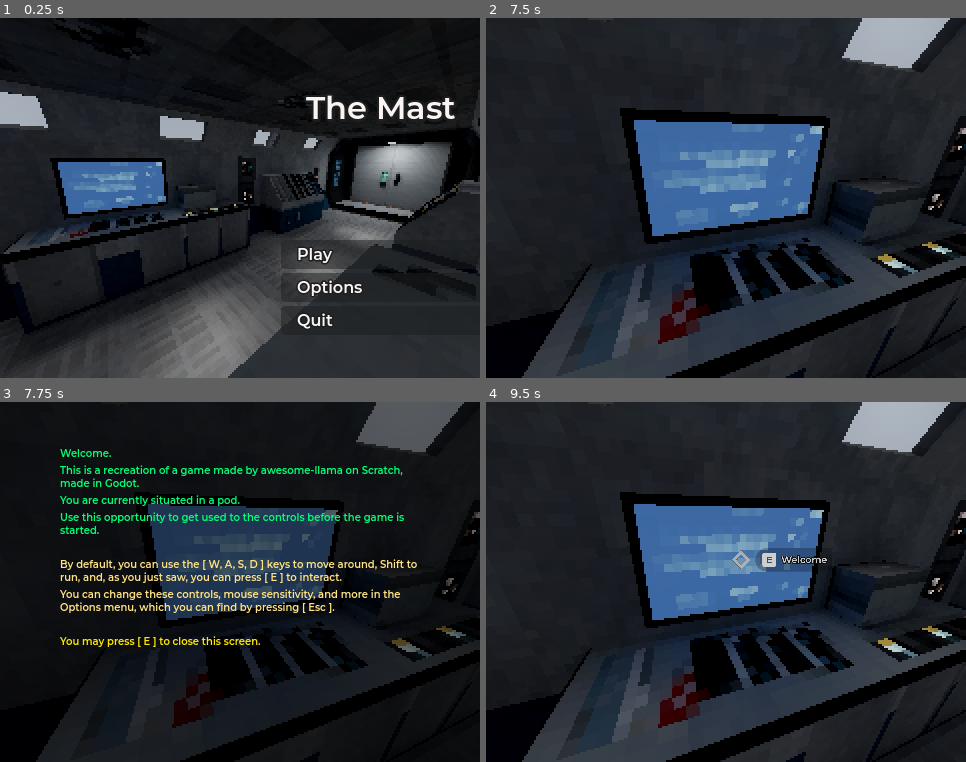
Above: before the commit, frames 1-4 (two rows, left to right).
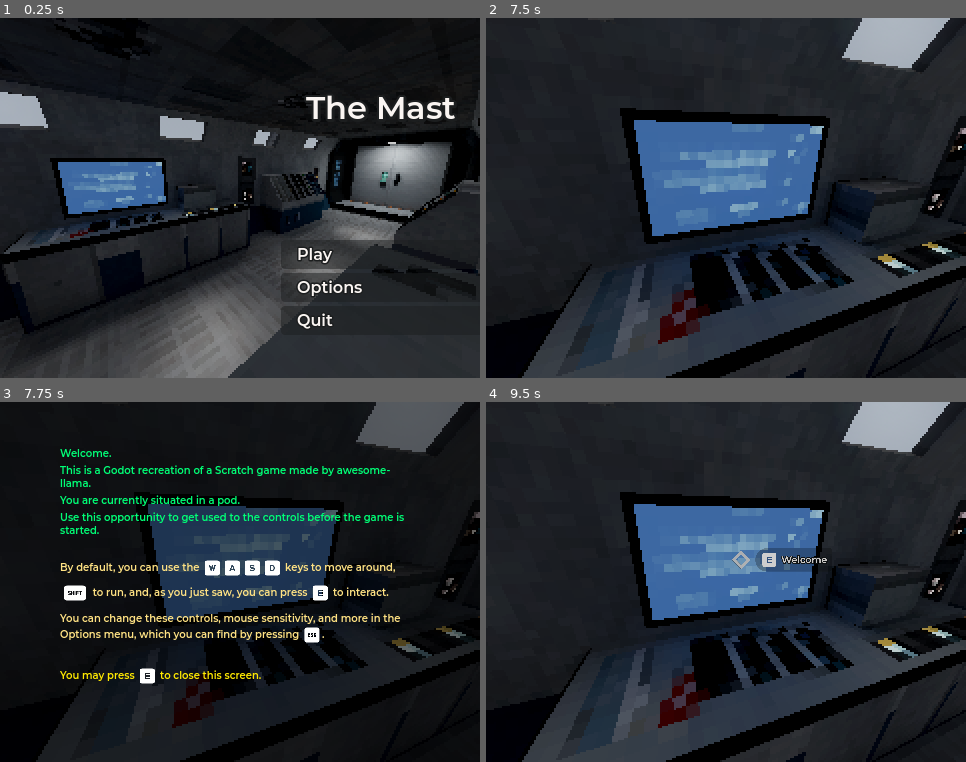
Above: after the commit, the same moments.

Repository: Jeliciousz/the-mast
Game: Godot game, scene res://scenes/regions/pod_region.tscn
The game is run twice, just before and just after one commit, with the same random seed, the same clock (stepped at 60 frames per second) and the same inputs. Sound files missing from this copy of the repository are replaced by a short silence.
Inputs (mouse positions are in pixels of both pictures, inside the frame that each line leads up to):
- Up to frame 1 (0.25 s): no input
- Up to frame 2 (7.5 s): tap Enter at 0.5 s; move the mouse to (702, 270) at 0.52 s; hold E (interact) 0.53-1.28 s; hold W (move_forward) 0.53-2.78 s; click (702, 270) at 0.67 s; tap Shift (run) at 0.8, 1.35, 2.3, 5.85 s; tap Space at 1.25 s; move the mouse to (870, 252) at 1.27 s; click (870, 252) at 1.42 s; tap E (interact) every 1.5 s from 1.55 to 6.05 s; move the mouse to (687, 194) at 2.02 s; hold E (interact) 2.03-2.78 s; click (687, 194) at 2.17 s; move the mouse to (730, 198) at 2.77 s; hold A (move_left) 2.78-3.53 s; tap Down (look_down) at 2.85 s; click (730, 198) at 2.92 s; move the mouse to (706, 190) at 3.52 s; hold Shift (run) 3.53-4.28 s; hold W (move_forward) 3.53-5.78 s; tap Left (look_left) at 3.6 s; click (706, 190) at 3.67 s; move the mouse to (750, 198) at 4.27 s; tap Right (look_right) at 4.35 s; click (750, 198) at 4.42 s; move the mouse to (702, 198) at 5.02 s; hold Shift (run) 5.03-5.78 s; tap Up (look_up) at 5.1 s; click (702, 198) at 5.17 s; move the mouse to (735, 190) at 5.77 s; hold D (move_right) 5.78-6.53 s; click (735, 190) at 5.92 s; move the mouse to (721, 205) at 6.52 s; hold Shift (run) 6.53-7.28 s; hold W (move_forward) from 6.53 s (still down); tap 0 at 6.6 s; click (721, 205) at 6.67 s; move the mouse to (764, 201) at 7.27 s; tap 1 at 7.35 s; click (764, 201) at 7.42 s
- Up to frame 3 (7.75 s): keep holding W (move_forward); tap E (interact) at 7.55 s
- Up to frame 4 (9.5 s): tap Enter at 8 s; move the mouse to (582, 528) at 8.02 s; release W (move_forward) at 8.03 s; hold S (move_back) 8.03-8.78 s; hold Shift (run) 8.03-8.78 s; tap 2 at 8.1 s; click (582, 528) at 8.17 s; tap Space at 8.75 s; move the mouse to (750, 582) at 8.77 s; hold A (move_left) from 8.78 s (still down); tap 3 at 8.85 s; click (750, 582) at 8.92 s; tap E (interact) at 9.05 s

Frames 1-2 are identical in both runs. In frame 3, 7.8% of the frame differs, in the area x 12-87%, y 17-79%; in frame 4, nothing differs.

Commit message:
update welcome screen text

Diff:
--- a/scenes/ui/welcome_screen_ui.tscn
+++ b/scenes/ui/welcome_screen_ui.tscn
@@ -68,14 +68,14 @@
 theme_type_variation = &"DocumentTextLabel"
 bbcode_enabled = true
 text = "Welcome.
-This is a recreation of a game made by awesome-llama on Scratch, made in Godot.
+This is a Godot recreation of a Scratch game made by awesome-llama.
 You are currently situated in a pod.
 Use this opportunity to get used to the controls before the game is started.
 
-[color=#ffe283]By default, you can use the [ W, A, S, D ] keys to move around, Shift to run, and, as you just saw, you can press [ E ] to interact.
-You can change these controls, mouse sensitivity, and more in the Options menu, which you can find by pressing [ Esc ].[/color]
+[color=#ffe283]By default, you can use the [img height=2em]res://assets/textures/input_prompts/keyboard_and_mouse/keyboard_w.png[/img][img height=2em]res://assets/textures/input_prompts/keyboard_and_mouse/keyboard_a.png[/img][img height=2em]res://assets/textures/input_prompts/keyboard_and_mouse/keyboard_s.png[/img][img height=2em]res://assets/textures/input_prompts/keyboard_and_mouse/keyboard_d.png[/img] keys to move around, [img height=3em]res://assets/textures/input_prompts/keyboard_and_mouse/keyboard_shift.png[/img] to run, and, as you just saw, you can press [img height=2em]res://assets/textures/input_prompts/keyboard_and_mouse/keyboard_e.png[/img] to interact.
+You can change these controls, mouse sensitivity, and more in the Options menu, which you can find by pressing [img height=2em]res://assets/textures/input_prompts/keyboard_and_mouse/keyboard_escape.png[/img].[/color]
 
-[color=#ffe900]You may press [ E ] to close this screen.[/color]"
+[color=#ffe900]You may press [img height=2em]res://assets/textures/input_prompts/keyboard_and_mouse/keyboard_e.png[/img] to close this screen.[/color]"
 
 [node name="bottom_padding" type="Control" parent="horizontal_padding/vertical_padding" unique_id=337847871]
 layout_mode = 2
